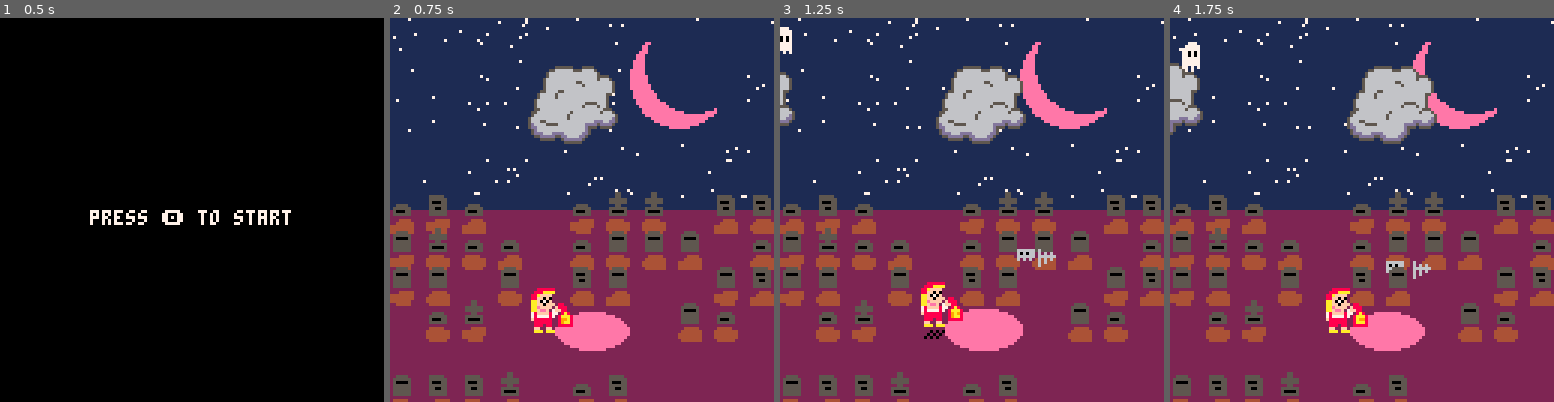
Above: before the commit, frames 1-4 (left to right).
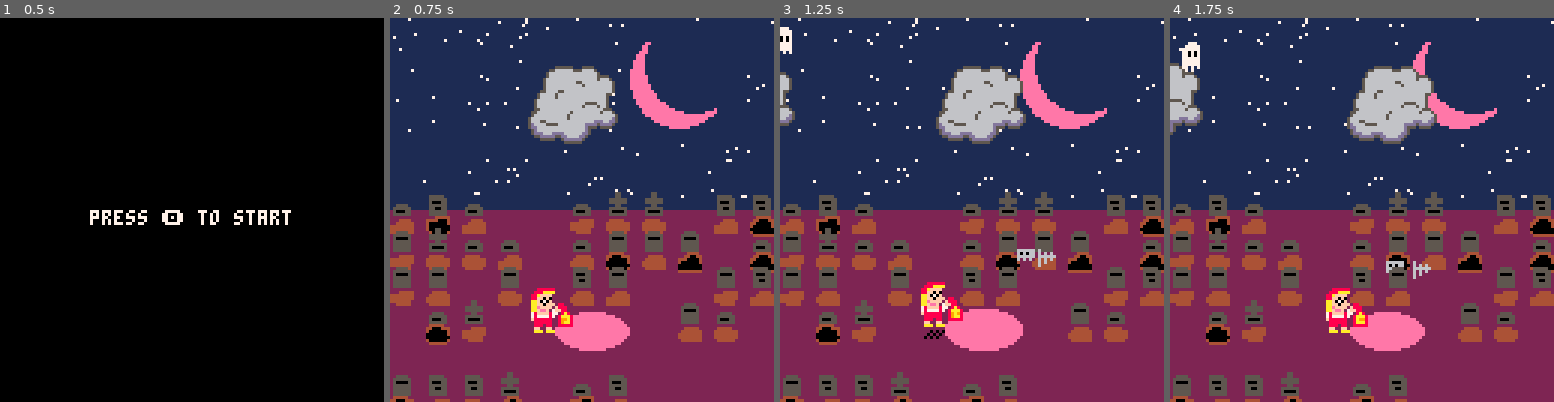
Above: after the commit, the same moments.

Repository: cmoles/ghost-hunter
Game: PICO-8 cartridge ghost_hunter.p8
The game is run twice, just before and just after one commit, with the same random seed, the same clock (stepped at 60 frames per second) and the same inputs.
Inputs:
- Up to frame 1 (0.5 s): tap X (X key) at 0.33 s
- Up to frame 2 (0.75 s): tap O (Z key) at 0.7 s
- Up to frame 3 (1.25 s): tap X (X key) at 1.07 s
- Up to frame 4 (1.75 s): hold Right from 1.6 s (still down); tap O (Z key) at 1.7 s

Frame 1 is identical in both runs. In frame 2, 1.6% of the frame differs, in the area x 0-100%, y 51-100%; in frame 3, 1.6%; in frame 4, 1.6%.

Commit message:
add open graves

Diff:
--- a/ghost_hunter.p8
+++ b/ghost_hunter.p8
@@ -859,6 +859,7 @@
 					x=x,
 					y=y,
 					d=d,
+					open=rnd(1)<0.2,
 					update=update_grave,
 					draw=draw_grave,
 					draw_shadow=draw_grave_shadow,
@@ -968,11 +969,15 @@
 function update_grave(g)
 end
 function draw_grave_shadow(g)
-	zspr(g.d,g.x,g.y+big_size*2)
+	local f
+	if g.open then
+		f=g.d+16
+	else
+		f=g.d
+	end
+	zspr(f,g.x,g.y+big_size*2)
 end
 function draw_grave(g)
-	local x=g.x
-	local y=g.y
 	zspr(g.f,g.x,g.y+big_size)
 end
 
@@ -1017,14 +1022,14 @@
 000000009ff99ff99aaa9ff99ff99aaa999999990000000099969999999996960000000000000000994444499444444994444444444444440000000000000000
 000000009aaa9aaa99999aaa9aaa9999999999990000000099999999999999960000000000000000999999999999999999999999999999990000000000000000
 00000000999999999999999999999999999999990000000099999999999999990000000000000000999999999999999999999999999999990000000000000000
-00000000999999999999999999999999999999990000000000000000000000000000000000000000000000000000000000000000000000000000000000000000
-00000000999999999999999999999999999999990000000000000000000000000000000000000000000000000000000000000000000000000000000000000000
-00000000999777999997779999977799999777990000000000000000000000000000000000000000000000000000000000000000000000000000000000000000
-00000000997777799977777999777779997777790000000000000000000000000000000000000000000000000000000000000000000000000000000000000000
-00000000977777799777777997777779977777790000000000000000000000000000000000000000000000000000000000000000000000000000000000000000
-00000000977070799707770997007009977070790000000000000000000000000000000000000000000000000000000000000000000000000000000000000000
-00000000977070799770707997707079970777090000000000000000000000000000000000000000000000000000000000000000000000000000000000000000
-00000000977777799777777997777779977777790000000000000000000000000000000000000000000000000000000000000000000000000000000000000000
+00000000999999999999999999999999999999990000000000000000000000000000000000000000999444449444449999444449999444490000000000000000
+00000000999999999999999999999999999999990000000000000000000000000000000000000000444400044400044494400044994400440000000000000000
+00000000999777999997779999977799999777990000000000000000000000000000000000000000400000044000000444000004444000040000000000000000
+00000000997777799977777999777779997777790000000000000000000000000000000000000000400000000000000440000004400000040000000000000000
+00000000977777799777777997777779977777790000000000000000000000000000000000000000400000000000000000000000000000000000000000000000
+00000000977070799707770997007009977070790000000000000000000000000000000000000000940000044000000440000000000000000000000000000000
+00000000977070799770707997707079970777090000000000000000000000000000000000000000994444499444444994444444444444440000000000000000
+00000000977777799777777997777779977777790000000000000000000000000000000000000000999999999999999999999999999999990000000000000000
 00000000977777799777777997777779977777790000000000000000000000000000000000000000000000000000000000000000000000000000000000000000
 00000000977777799777777997777779977777790000000000000000000000000000000000000000000000000000000000000000000000000000000000000000
 00000000977797999779797997797979977979790000000000000000000000000000000000000000000000000000000000000000000000000000000000000000
